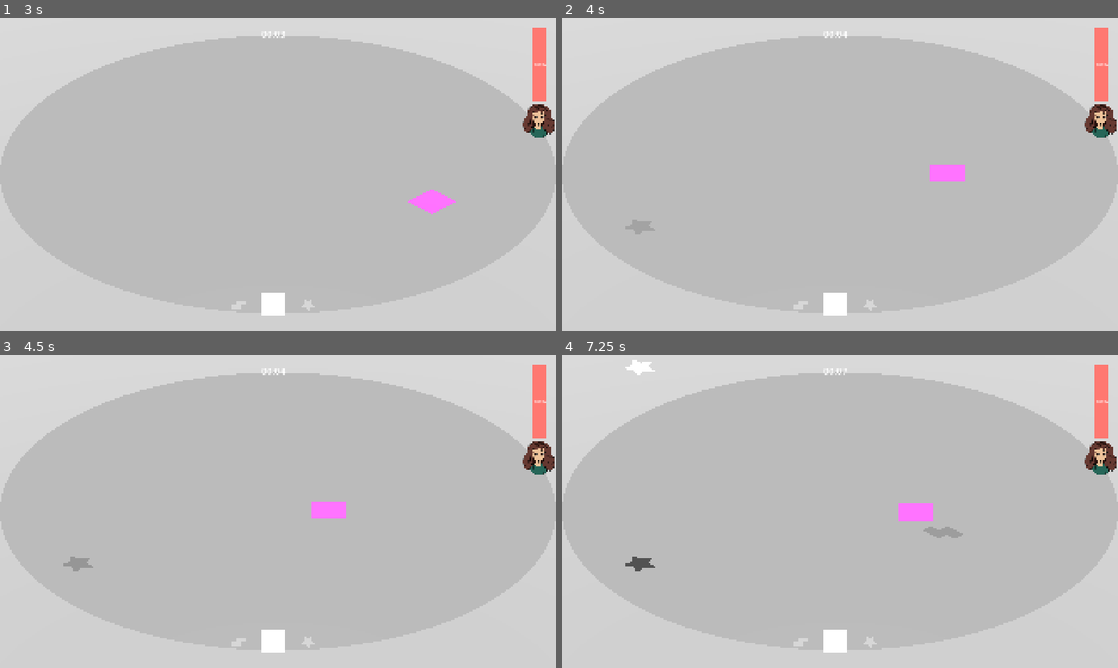
Above: before the commit, frames 1-4 (two rows, left to right).
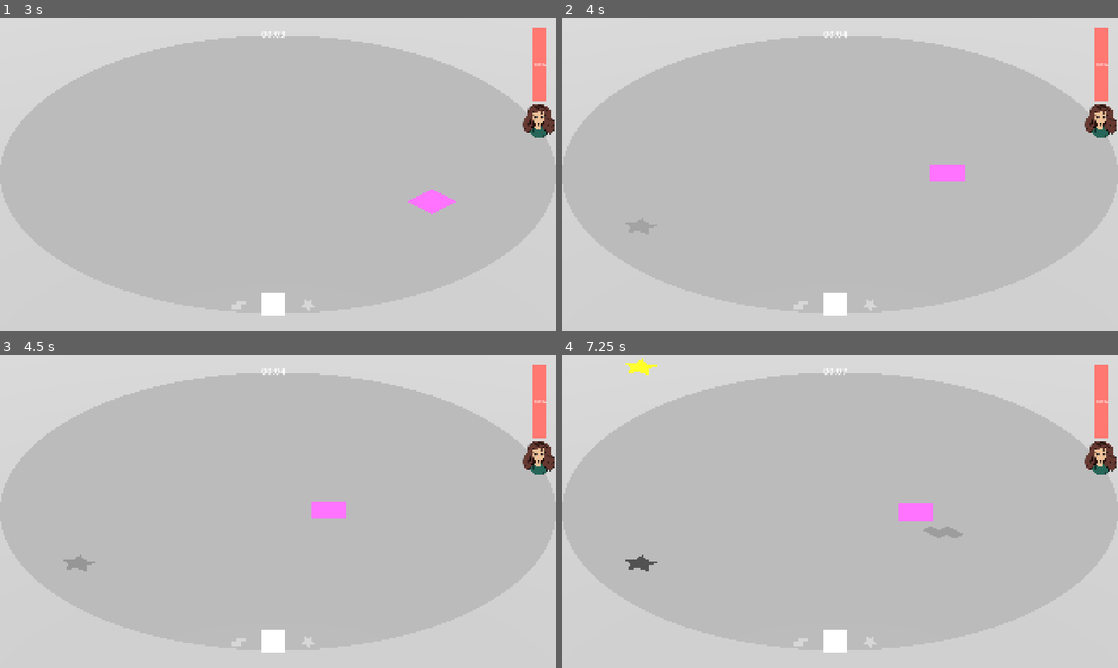
Above: after the commit, the same moments.

Repository: Kazuren/SquareHole
Game: Godot game, scene res://Main.tscn
Same seed, same stepped clock (60 frames per second), same inputs: the game is played once before the commit and once after it.
Inputs:
- Up to frame 1 (3 s): tap Enter at 0.5 s; hold D (move_right) 0.53-1.28 s; tap R (rotate) at 0.6, 2.1 s; hold S (move_down) 1.28-2.03 s; tap Shift (run) at 1.35, 2.85 s; hold D (move_right) 2.03-2.78 s; hold W (move_up) from 2.78 s (still down)
- Up to frame 2 (4 s): release W (move_up) at 3.53 s; hold A (move_left) from 3.53 s (still down); tap R (rotate) at 3.6 s
- Up to frame 3 (4.5 s): keep holding A (move_left); tap Shift (run) at 4.35 s
- Up to frame 4 (7.25 s): release A (move_left) at 5.03 s; hold S (move_down) 5.03-5.78 s; tap R (rotate) at 5.1, 6.6 s; hold D (move_right) 5.78-6.53 s; tap Shift (run) at 5.85 s; hold W (move_up) from 6.53 s (still down)

Frame 1 is identical in both runs. In frame 3, less than 0.1% of the frame differs, in the area x 11-18%, y 63-70%; in frame 4, 0.3%, in the area x 11-18%, y 1-70%.

Commit message:
fix star rotation

Diff:
--- a/Shapes/Star/Star.tscn
+++ b/Shapes/Star/Star.tscn
@@ -3,11 +3,16 @@
 [ext_resource type="PackedScene" uid="uid://c2fglmehf860l" path="res://Enemy.tscn" id="1_h8hqe"]
 [ext_resource type="ArrayMesh" uid="uid://ywsn7srq0ocm" path="res://Shapes/Star/Star.res" id="2_ketn6"]
 
+[sub_resource type="StandardMaterial3D" id="StandardMaterial3D_h8hqe"]
+albedo_color = Color(0.98039216, 0.7921569, 0.08627451, 1)
+
 [sub_resource type="ConvexPolygonShape2D" id="ConvexPolygonShape2D_h8hqe"]
 resource_local_to_scene = true
-points = PackedVector2Array(-0.246, 0.08, -0.476, -0.155, -0.152, -0.21, 0, -0.5, 0.152, -0.21, 0.476, -0.155, 0.246, 0.08, 0.294, 0.405, 0, 0.259, -0.294, 0.405)
+points = PackedVector2Array(-0.246, -0.08, -0.476, 0.155, -0.152, 0.21, 0, 0.5, 0.152, 0.21, 0.476, 0.155, 0.246, -0.08, 0.294, -0.405, 0, -0.259, -0.294, -0.405)
 
 [node name="Star" unique_id=56703870 instance=ExtResource("1_h8hqe")]
+transform = Transform3D(1, 0, 0, 0, -1, 8.742278e-08, 0, -8.742278e-08, -1, 0, 0, 0)
+material_override = SubResource("StandardMaterial3D_h8hqe")
 mesh = ExtResource("2_ketn6")
 
 [node name="CollisionShape2D" parent="." index="0" unique_id=976849342]
--- a/Shapes/Star/StarPacked.tres
+++ b/Shapes/Star/StarPacked.tres
@@ -8,7 +8,7 @@
 point_count = 2
 
 [sub_resource type="Curve" id="Curve_pm30i"]
-_data = [Vector2(1e-05, 0), 0.0, 0.0, 0, 0, Vector2(1, 0.5), 0.0, 0.0, 0, 0]
+_data = [Vector2(0.05, 0), 0.0, 0.0, 0, 0, Vector2(1, 0.5), 0.0, 0.0, 0, 0]
 point_count = 2
 
 [sub_resource type="Curve" id="Curve_ih7ql"]
--- a/main.gd
+++ b/main.gd
@@ -208,7 +208,7 @@
 			var hit_label: Label3D = hit_label_scene.instantiate()
 			add_child(hit_label)
 			hit_label.global_position = player.global_position
-			hit_label.text = ("%d%%" + ("!" if score_base >= 0.5 else "?!")) % int(round(score_base * 100))
+			hit_label.text = ("%d%%" + ("!" if score_base >= 0.5 else "?!")) % (score_base * 100) #int(round(score_base * 100))
 			if score_color_gradient:
 				hit_label.modulate = score_color_gradient.sample(score_base)
 			else:
